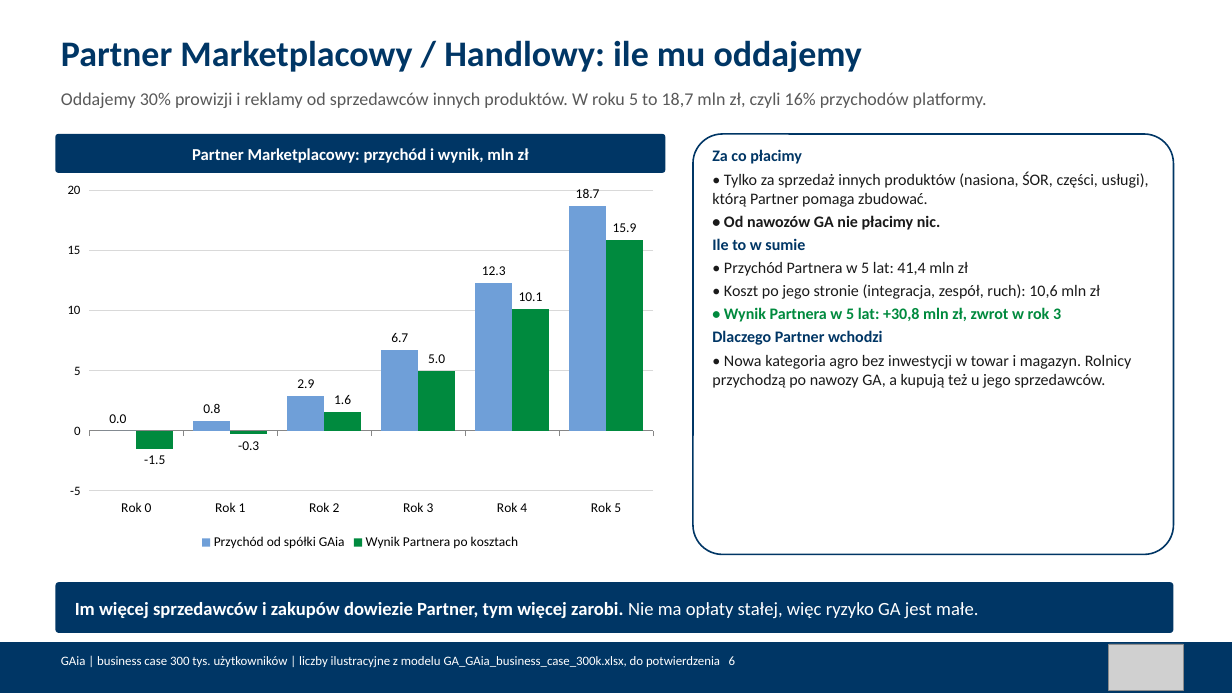
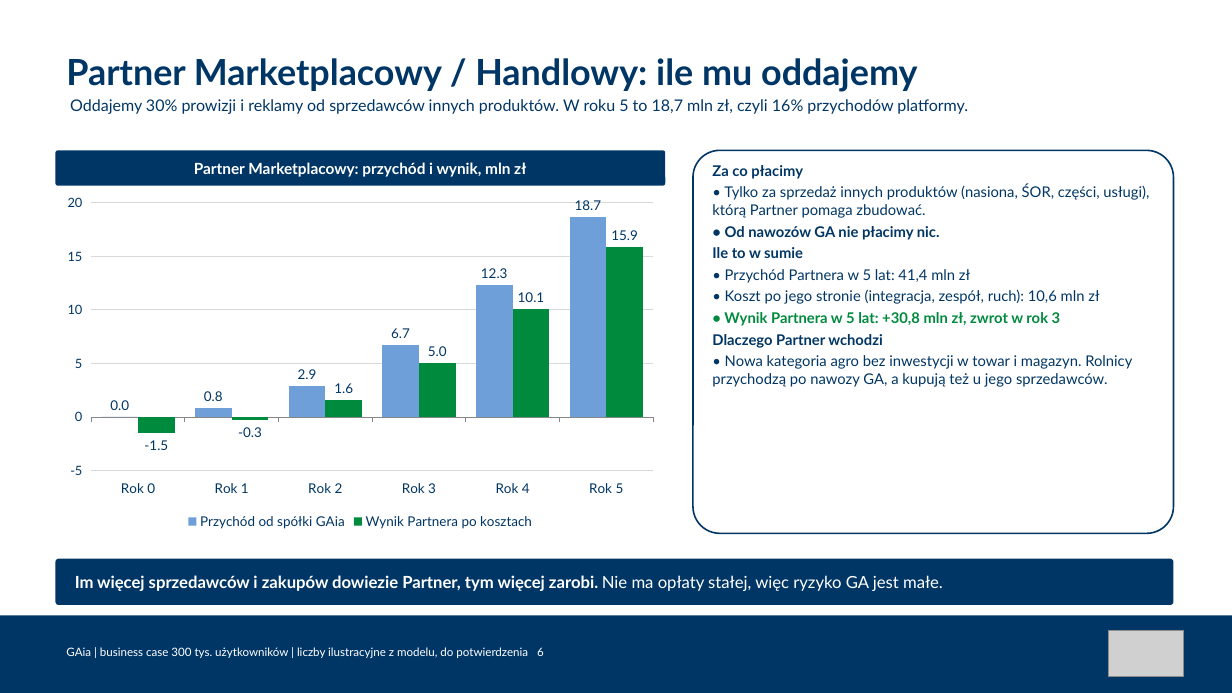
Before and after one commit to Angelika-pruchniak/gaia, a slide deck: slide 6 of GA_GAia_business_case_300k.pptx. Drawn at 1232x693 pixels with LibreOffice and Linux fonts; fonts in the diff are those of the drawing; grey boxes stand for pictures. Boxes give left, top, right and bottom in pixels: in the first picture for what was removed or moved away, otherwise in the second. Text is boxed around its words. In the diff, an @@ line names an element or a change of style, - is before the commit and + after.

```diff
--- a/GA_GAia_business_case_300k.pptx
+++ b/GA_GAia_business_case_300k.pptx
@@ text "Partner Marketplacowy / Handlowy: ile ...": place and size @@
-text "Partner Marketplacowy / Handlowy: ile ..." at (61, 40, 862, 72)
+text "Partner Marketplacowy / Handlowy: ile ..." at (66, 58, 917, 92)
@@ text "Partner Marketplacowy / Handlowy: ile ..." at (66, 58, 917, 92): font Calibri to Lato; vertical alignment top to middle @@
@@ text "Oddajemy 30% prowizji i reklamy ...": place and size @@
-text "Oddajemy 30% prowizji i reklamy ..." at (61, 92, 987, 108)
+text "Oddajemy 30% prowizji i reklamy ..." at (70, 99, 968, 114)
@@ text "Oddajemy 30% prowizji i reklamy ..." at (70, 99, 968, 114): size 14 to 12.5 pt, font Calibri to Lato, text colour #595959 to #003665 @@
@@ text "Partner Marketplacowy: przychód i wynik, ...": place and size @@
-text "Partner Marketplacowy: przychód i wynik, ..." at (192, 148, 529, 163)
+text "Partner Marketplacowy: przychód i wynik, ..." at (194, 162, 526, 177)
@@ text "Partner Marketplacowy: przychód i wynik, ..." at (194, 162, 526, 177): size 13 to 12 pt, font Calibri to Lato @@
@@ rounded rectangle: place and size @@
-rounded rectangle at (55, 134, 665, 173)
+rounded rectangle at (55, 151, 665, 186)
@@ rounded rectangle: place and size @@
-rounded rectangle at (693, 134, 1174, 555)
+rounded rectangle at (693, 151, 1174, 534)
@@ text "Za co płacimy": place and size @@
-text "Za co płacimy" at (712, 149, 1149, 388)
+text "Za co płacimy" at (712, 165, 1149, 387)
@@ text "Za co płacimy" at (712, 165, 1149, 387): size 12.5 to 11.5 pt, font Calibri to Lato; text colour #1A1A1A to #003665 in "• Tylko za sprzedaż innych produktów (nasiona, ...", "• Od nawozów GA nie płacimy nic.", "• Przychód Partnera w 5 lat: 41,4 ...", "• Koszt po jego stronie (integracja, zespół, ..." and 1 more places @@
@@ column chart at (55, 189, 665, 534) @@
@@ lettering changed @@
@@ column chart: place and size @@
-column chart at (55, 176, 665, 555)
+column chart at (55, 189, 665, 534)
@@ rounded rectangle: place and size @@
-rounded rectangle at (55, 582, 1174, 633)
+rounded rectangle at (55, 559, 1174, 605)
@@ text "Im więcej sprzedawców i zakupów ...": place and size @@
-text "Im więcej sprzedawców i zakupów ..." at (75, 602, 978, 618)
+text "Im więcej sprzedawców i zakupów ..." at (75, 575, 943, 591)
@@ text "Im więcej sprzedawców i zakupów ..." at (75, 575, 943, 591): size 14.5 to 13 pt, font Calibri to Lato @@
@@ rectangle: place and size @@
-rectangle at (0, 642, 1232, 693)
+rectangle at (0, 616, 1232, 693)
@@ text at (66, 647, 544, 658): text changed; size 10 to 9 pt; font Calibri to Lato @@
-GAia | business case 300 tys. użytkowników | liczby ilustracyjne z modelu GA_GAia_business_case_300k.xlsx, do potwierdzenia 6
+GAia | business case 300 tys. użytkowników | liczby ilustracyjne z modelu, do potwierdzenia 6
@@ picture: place and size @@
-picture at (1109, 644, 1184, 690)
+picture at (1109, 630, 1184, 677)
```
Also in this commit, not shown: 11 other slides changed, 6 other files.
